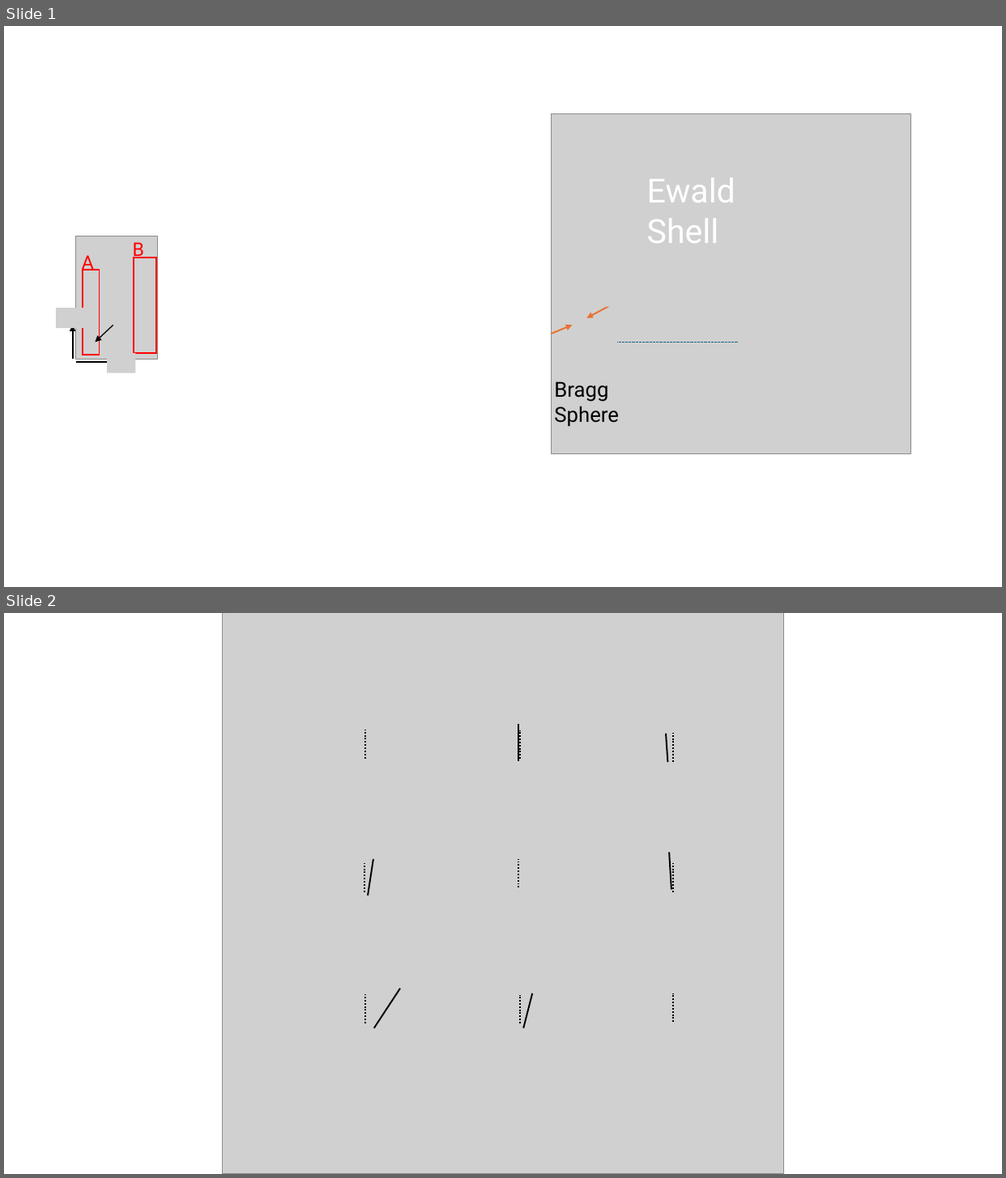
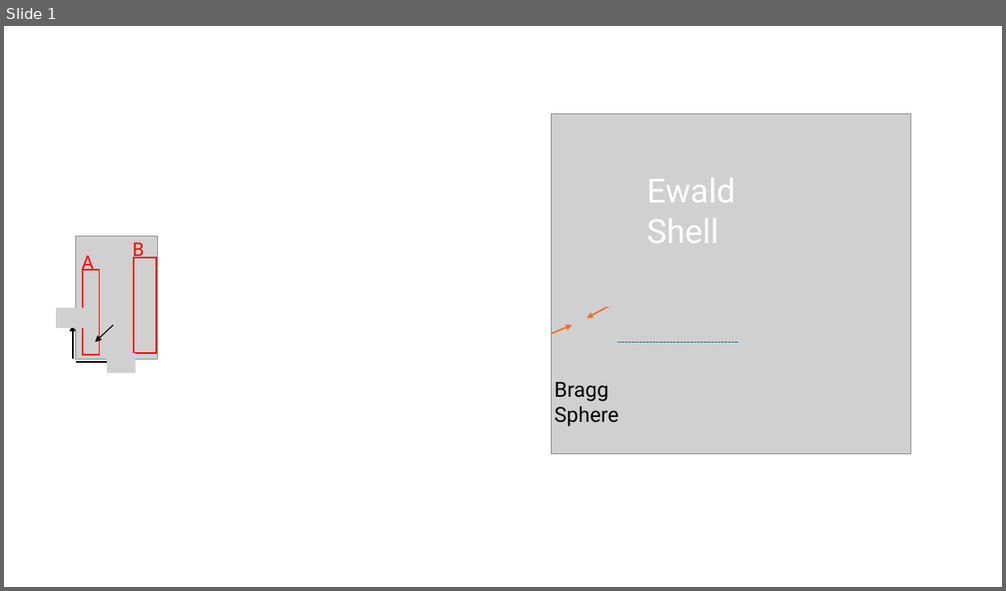
Before and after one commit to DVBeckwitt/2D-Manuscript-Draft, a slide deck: figures/mosaic/Presentation1.pptx. Shown one above the other, each under a label of ours: slides 1 and 2 before the commit, slide 1 after it. The pictures are 1006x1178 and 1006x591 pixels, drawn with LibreOffice and Linux fonts; fonts in the diff are those of the drawing; grey boxes stand for pictures. Boxes give left, top, right and bottom in pixels: in the first picture for what was removed or moved away, otherwise in the second. Text is boxed around its words. In the diff, an @@ line names an element or a change of style, - is before the commit and + after.

```diff
--- a/figures/mosaic/Presentation1.pptx
+++ b/figures/mosaic/Presentation1.pptx
@@ slide 2 removed at (4, 613, 1002, 1174), background #FFFFFF @@
@@ picture removed at (223, 613, 784, 1174) @@
@@ line removed from (365, 758) to (365, 730) @@
@@ line removed from (519, 761) to (519, 725) @@
@@ line removed from (520, 759) to (520, 730) @@
@@ line removed from (668, 762) to (666, 734) @@
@@ line removed from (673, 762) to (673, 733) @@
@@ line removed from (671, 890) to (670, 853) @@
@@ line removed from (364, 892) to (364, 864) @@
@@ line removed from (368, 895) to (373, 859) @@
@@ line removed from (519, 888) to (519, 859) @@
@@ line removed from (673, 892) to (673, 864) @@
@@ line removed from (365, 1024) to (365, 995) @@
@@ line removed from (374, 1029) to (400, 989) @@
@@ line removed from (521, 1024) to (521, 995) @@
@@ line removed from (523, 1029) to (533, 994) @@
@@ line removed from (673, 1023) to (673, 994) @@
```
Also in this commit, not shown: 1 slide added, 21 other files.
